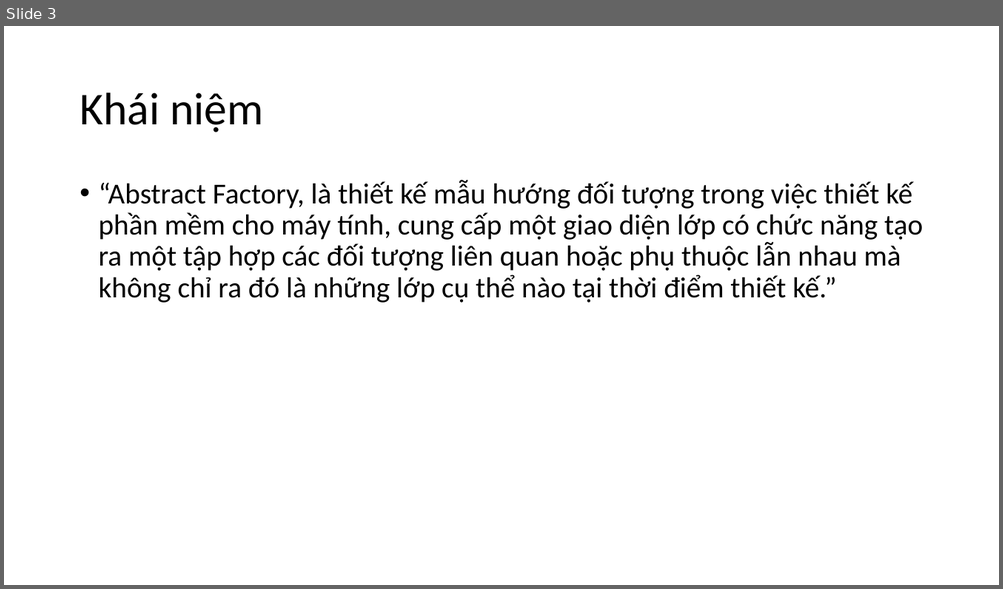
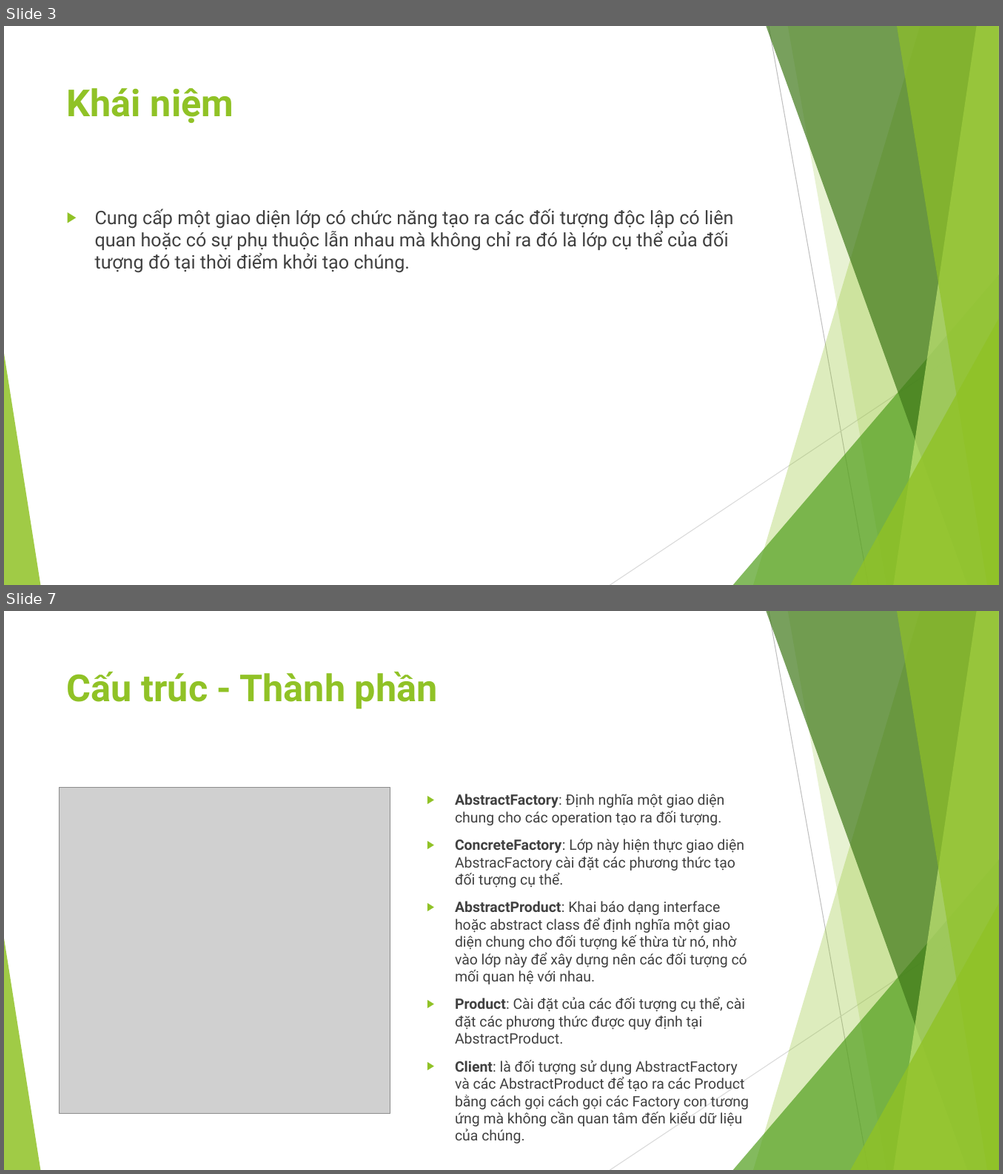
Before and after one commit to ChrisJamison/design_pattern, a slide deck: Báo cáo cuối kỳ/1. Abstract Fatory/Slide.pptx. Shown one above the other, each under a label of ours: slide 3 before the commit, slides 3 and 7 after it; the slides between them are not shown. The pictures are 1003x589 and 1003x1174 pixels, drawn with LibreOffice and Linux fonts; fonts in the diff are those of the drawing; grey boxes stand for pictures. Boxes give left, top, right and bottom in pixels: in the first picture for what was removed or moved away, otherwise in the second. Text is boxed around its words. In the diff, an @@ line names an element or a change of style, - is before the commit and + after.

Commit message:
Updated Abstract Factory (báo cáo + slide)

```diff
--- a/Báo cáo cuối kỳ/1. Abstract Fatory/Slide.pptx
+++ b/Báo cáo cuối kỳ/1. Abstract Fatory/Slide.pptx
@@ slide 7 added at <box>4,611,999,1170</box>, background #FFFFFF; not listed: 10 template elements that a slide beside it also shows @@
@@ title added at <box>67,672,438,709</box>, 36 pt, text #90C226, bold @@
+Cấu trúc - Thành phần
@@ picture added at <box>60,787,390,1114</box> @@
@@ text added at <box>455,794,748,1110</box>, 13.9 pt, text #404040 @@
+▶ AbstractFactory: Định nghĩa một giao diện chung cho các operation tạo ra đối tượng.
+▶ ConcreteFactory: Lớp này hiện thực giao diện AbstracFactory cài đặt các phương thức tạo đối tượng cụ thể.
+▶ AbstractProduct: Khai báo dạng interface hoặc abstract class để định nghĩa một giao diện chung cho đối tượng kế thừa từ nó, nhờ vào lớp này để xây dựng nên các đối tượng có mối quan hệ với nhau.
+▶ Product: Cài đặt của các đối tượng cụ thể, cài đặt các phương thức được quy định tại AbstractProduct.
+▶ Client: là đối tượng sử dụng AbstractFactory và các AbstractProduct để tạo ra các Product bằng cách gọi cách gọi các Factory con tương ứng mà không cần quan tâm đến kiểu dữ liệu của chúng.
@@ slide 3 changed as well @@
@@ title "Khái niệm": place and size @@
-title "Khái niệm" at <box>79,93,263,133</box>
+title "Khái niệm" at <box>67,88,233,123</box>
@@ title "Khái niệm" at <box>67,88,233,123</box>: size 44 to 36 pt, font Calibri to Roboto, text colour #000000 to #90C226, bold on; line spacing 0.9 to 1; vertical alignment middle to top @@
@@ text at <box>95,209,734,273</box>: text changed; size 28 to 18 pt; font Calibri to Roboto; text colour #000000 to #404040 @@
-• “Abstract Factory, là thiết kế mẫu hướng đối tượng trong việc thiết kế phần mềm cho máy tính, cung cấp một giao diện lớp có chức năng tạo ra một tập hợp các đối tượng liên quan hoặc phụ thuộc lẫn nhau mà không chỉ ra đó là những lớp cụ thể nào tại thời điểm thiết kế.”
+▶ Cung cấp một giao diện lớp có chức năng tạo ra các đối tượng độc lập có liên quan hoặc có sự phụ thuộc lẫn nhau mà không chỉ ra đó là lớp cụ thể của đối tượng đó tại thời điểm khởi tạo chúng.
@@ group added at <box>4,26,999,585</box>: 5 freeform shapes, 3 triangles, 2 lines @@
```
Also in this commit, not shown: 7 other slides changed, 4 other slides added, 3 slides removed, 1 other file.
